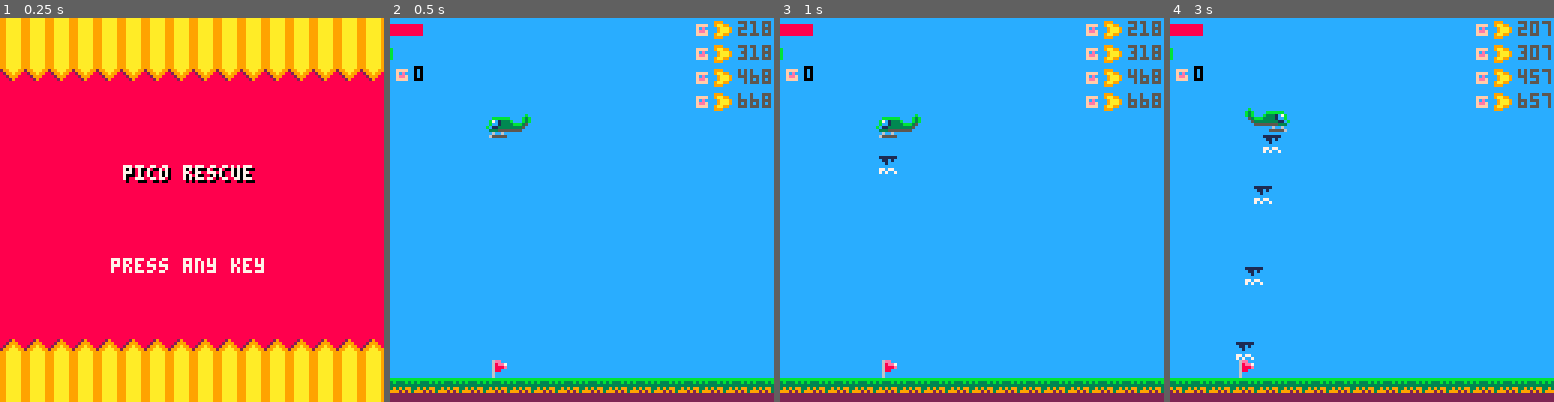
Above: before the commit, frames 1-4 (left to right).
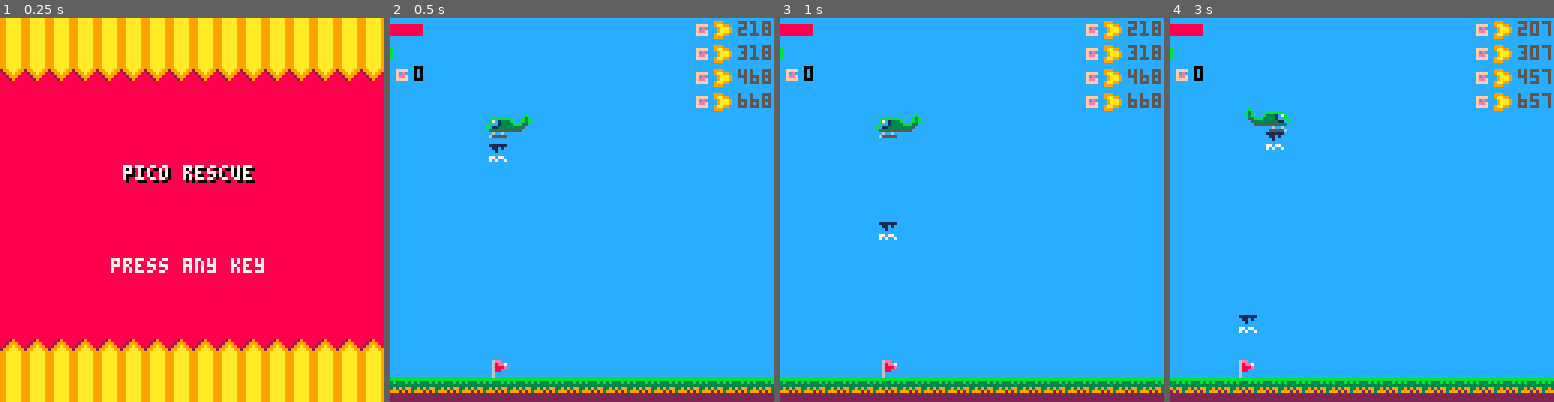
Above: after the commit, the same moments.

Repository: NinetiesPaul/PicoRescue
Game: PICO-8 cartridge picorescue.p8
The game is run twice, just before and just after one commit, with the same random seed, the same clock (stepped at 60 frames per second) and the same inputs.
Inputs:
- Up to frame 1 (0.25 s): no input
- Up to frame 2 (0.5 s): tap X (X key) at 0.33 s
- Up to frame 3 (1 s): tap O (Z key) at 0.7 s
- Up to frame 4 (3 s): tap X (X key) at 1.07, 1.85, 2.97 s; hold Right 1.6-2.1 s; tap O (Z key) every 0.4 s from 1.7 to 2.9 s; hold Up 2.15-2.42 s; hold Right from 2.47 s (still down)

Frame 1 is identical in both runs. In frame 2, 0.1% of the frame differs, in the area x 25-31%, y 32-38%; in frame 3, 0.2%; in frame 4, 0.6%, in the area x 17-30%, y 29-90%.

Commit message:
main menu basic

Diff:
--- a/picorescue.p8
+++ b/picorescue.p8
@@ -47,7 +47,8 @@
 		2, -- rotor
 		3, -- human
 		4, -- airplane
-		5 -- game over
+		5, -- game over
+		6 -- main menu
 	}
 
 	curr_screen = screen[1]
@@ -82,6 +83,7 @@
 
 	block_btns = false
 	counter = 0
+	mm_option = 1
 end
 
 function _draw()
@@ -106,6 +108,37 @@
 			spr(25,0+i*8,112)
 			spr(25,0+i*8,120)
 		end
+
+	end
+
+	if curr_screen == 6 then
+
+		--[[
+
+		@todo
+		improve btn detection
+
+		]]--
+
+		print(mm_option,0,0,15)
+
+		mm_opt1_c = (mm_option == 1) and 7 or 9
+		mm_opt2_c = (mm_option == 2) and 7 or 9
+		mm_opt3_c = (mm_option == 3) and 7 or 9
+		mm_opt4_c = (mm_option == 4) and 7 or 9
+		mm_opt5_c = (mm_option == 5) and 7 or 9
+
+		print("play mission",6,29,5)
+		print("play mission",5,28,mm_opt1_c)
+
+		print("my heli",6,49,5)
+		print("my heli",5,48,mm_opt2_c)
+		print("upgrade shop",6,59,5)
+		print("upgrade shop",5,58,mm_opt3_c)
+		print("carrer stats",6,69,5)
+		print("carrer stats",5,68,mm_opt4_c)
+		print("budget",6,79,5)
+		print("budget",5,78,mm_opt5_c)
 
 	end
 
@@ -178,7 +211,9 @@
 	counter+=1
 
 	if curr_screen == 1 then
-		curr_screen = (btnp(1) or btnp(2) or btnp(0) or btnp(3) or btnp(4) or btnp(5)) and 2 or 1
+		if btnp(1) or btnp(2) or btnp(0) or btnp(3) or btnp(4) or btnp(5) then
+			curr_screen = 6
+		end
 	end
 
 	if curr_screen == 5 then
@@ -195,6 +230,20 @@
 				_init()
 			end
 		end
+	end
+
+	if curr_screen == 6 then
+
+		if (btnp(2)) mm_option -= 1
+		if (btnp(3)) mm_option += 1
+
+		if (mm_option > 5) mm_option = 1
+		if (mm_option < 1) mm_option = 5
+
+		if btnp(4) or btnp (5) then
+			if (mm_option == 1) curr_screen = 2
+		end
+
 	end
 
 	if curr_screen == 2 then
@@ -312,7 +361,7 @@
 		end
 	end
 
-	if (btnp(4)) drop_water()
+	if (btnp(5)) drop_water()
 end
 
 function upd_rotor_mvmt()
